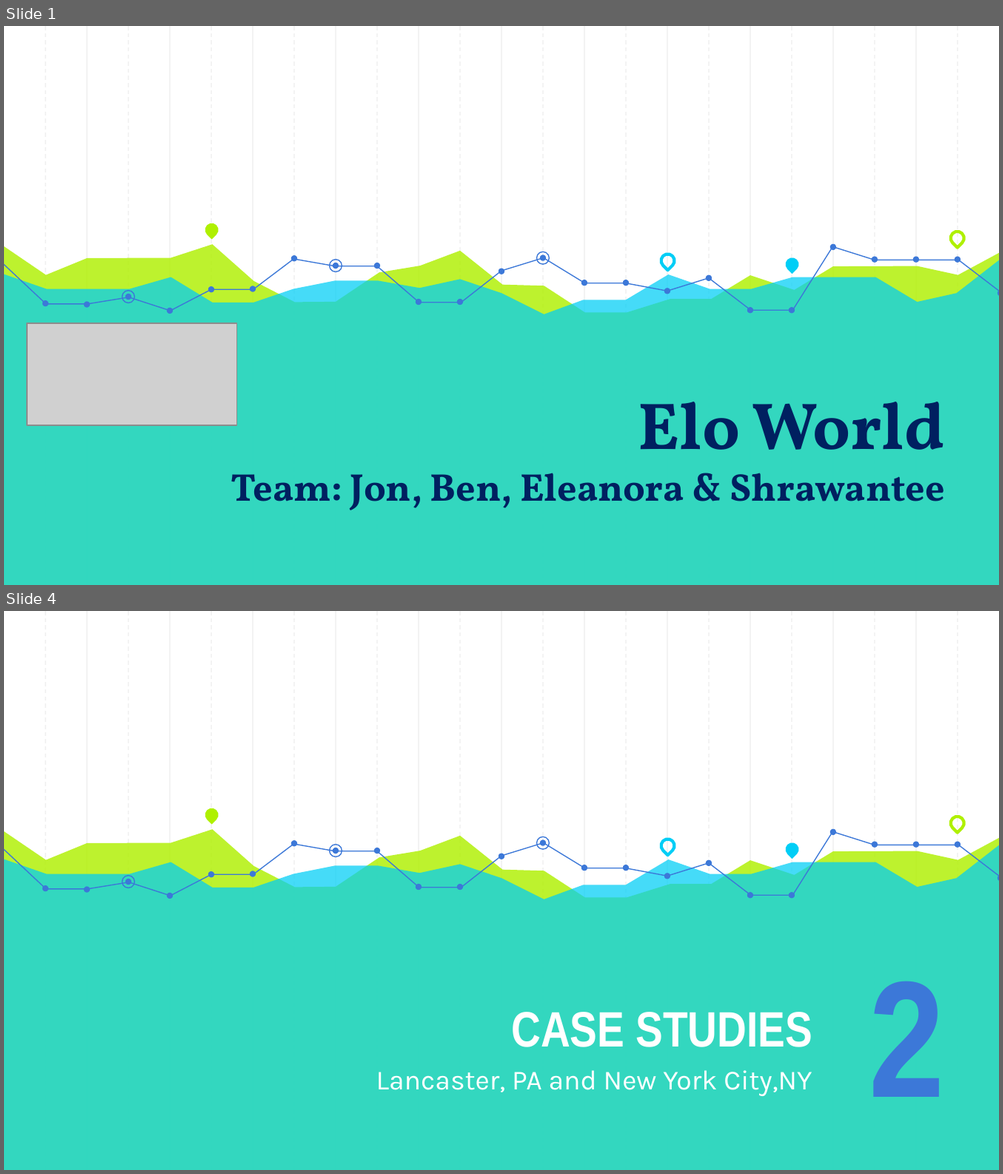
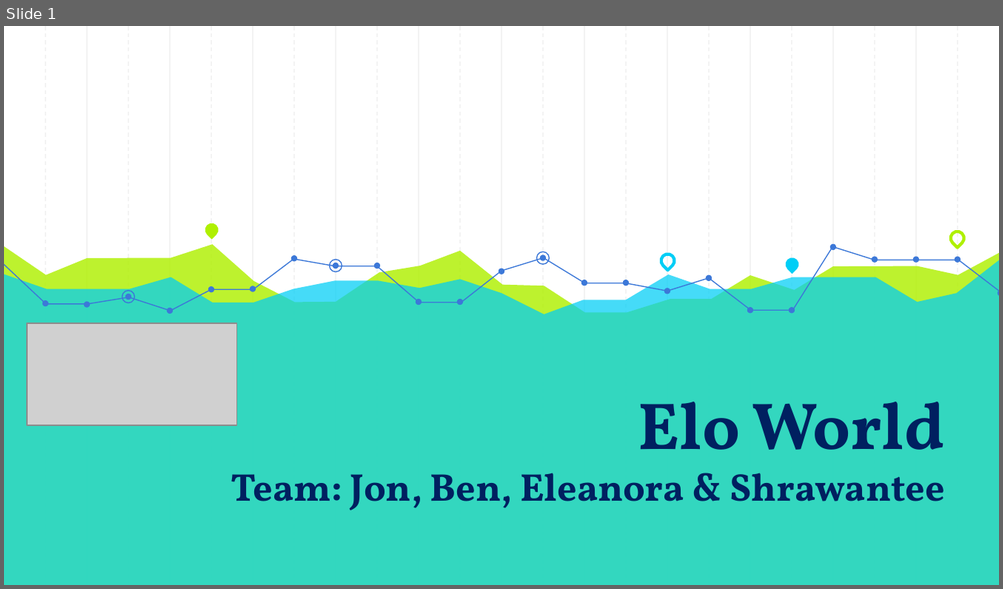
Before and after one commit to Jonheston/final_project, a slide deck: Final Presentation.pptx. Shown one above the other, each under a label of ours: slides 1 and 4 before the commit, slide 1 after it; the slides between them are not shown. The pictures are 1003x1174 and 1003x589 pixels, drawn with LibreOffice and Linux fonts; fonts in the diff are those of the drawing; grey boxes stand for pictures. Boxes give left, top, right and bottom in pixels: in the first picture for what was removed or moved away, otherwise in the second. Text is boxed around its words. In the diff, an @@ line names an element or a change of style, - is before the commit and + after.

```diff
--- a/Final Presentation.pptx
+++ b/Final Presentation.pptx
@@ slide 4 removed at bbox=[4, 611, 999, 1170], background #FFFFFF; not listed: 59 template elements that a slide beside it also shows @@
@@ text removed at bbox=[868, 982, 944, 1097] @@
-2
@@ title removed at bbox=[511, 1012, 811, 1048] @@
-CASE STUDIES
@@ subtitle removed at bbox=[376, 1071, 811, 1096] @@
-Lancaster, PA and New York City,NY
```
Also in this commit, not shown: 12 other slides removed.
